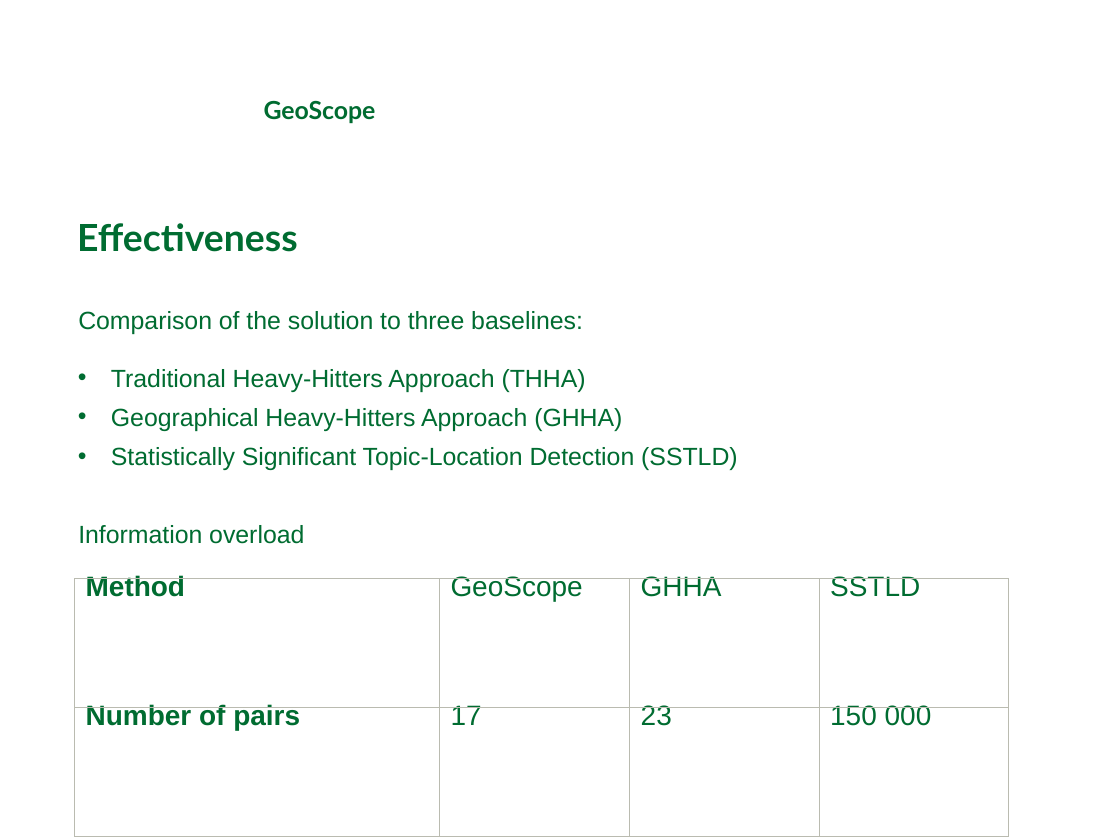
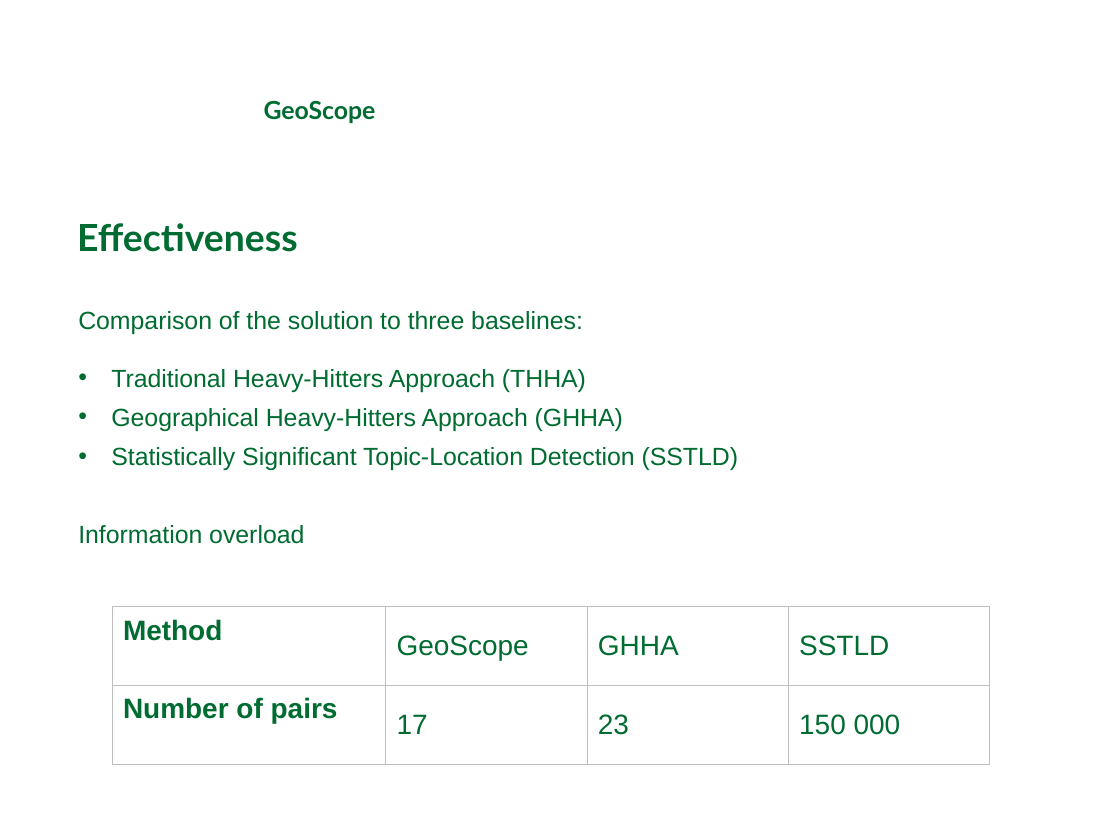
Before and after one commit to michaelprummer/datascience, a slide deck: slide 13 of GeoScope/DataScience1.ppt. Drawn at 1120x840 pixels with LibreOffice and Linux fonts; fonts in the diff are those of the drawing; background and template pictures are left out. Boxes give left, top, right and bottom in pixels: in the first picture for what was removed or moved away, otherwise in the second. Text is boxed around its words. In the diff, an @@ line names an element or a change of style, - is before the commit and + after.

```diff
--- a/GeoScope/DataScience1.ppt
+++ b/GeoScope/DataScience1.ppt
@@ table at (112, 607, 990, 747) @@
@@ fill #FFFFFF at 20% opacity to none in row 2 @@
@@ line spacing 0.5 to 1 @@
@@ borders changed @@
@@ table: place and size @@
-table at (75, 579, 1009, 814)
+table at (112, 607, 990, 747)
```
Also in this commit, not shown: 5 other slides changed.
